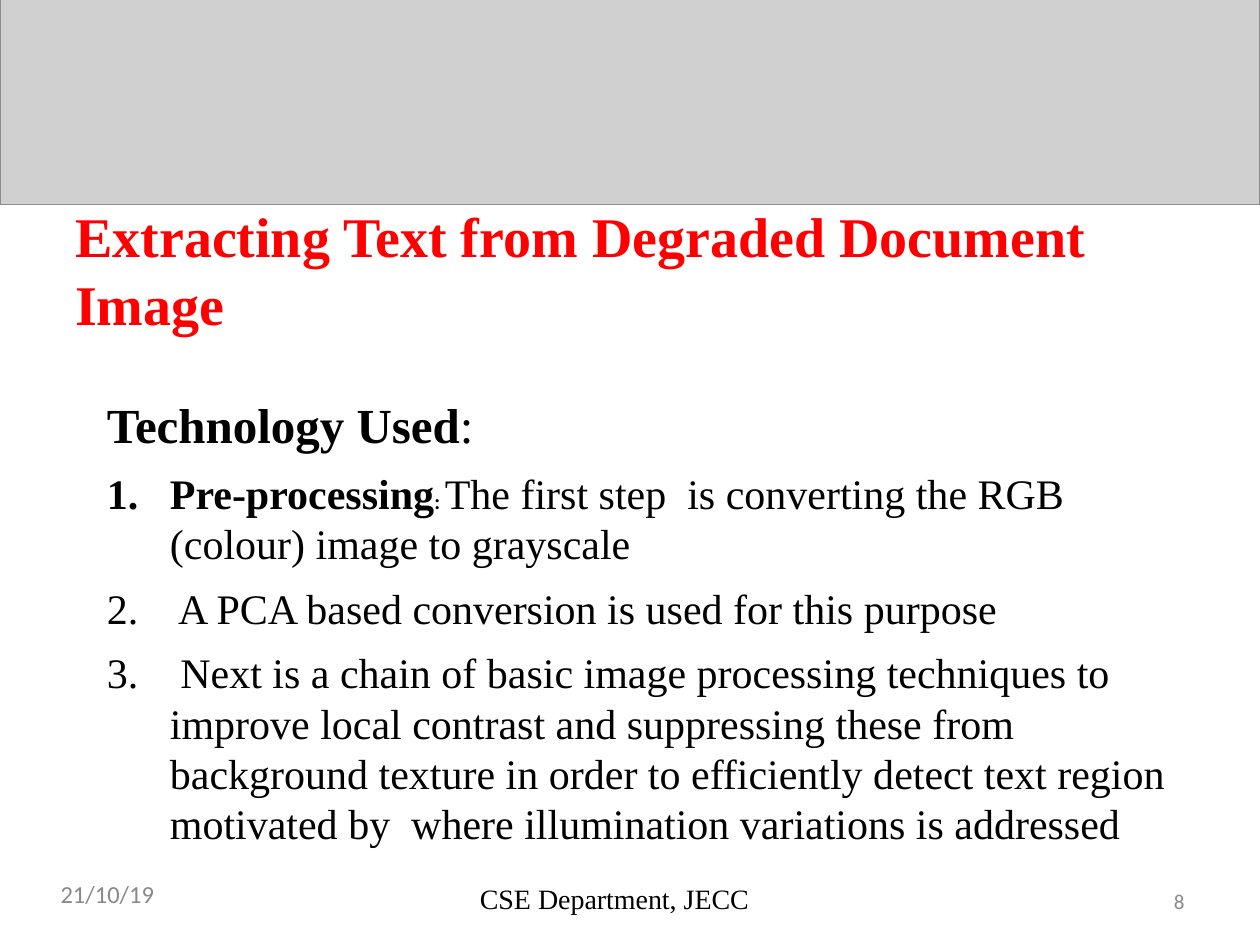
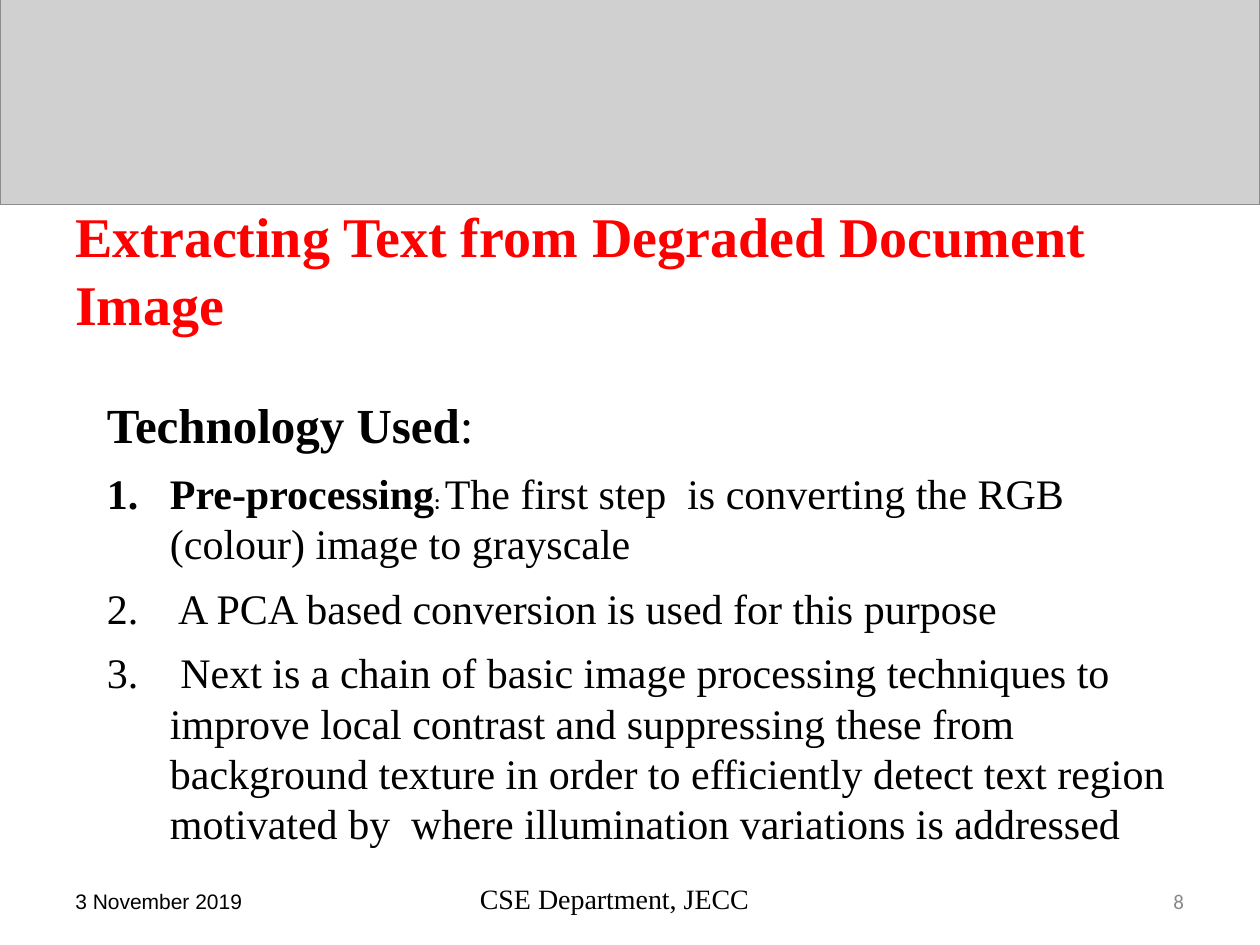
Before and after one commit to sreeragrnandan/Design-Project, a slide deck: slide 8 of DP G7 first review.pptx. Drawn at 1260x945 pixels with LibreOffice and Linux fonts; fonts in the diff are those of the drawing; grey boxes stand for pictures. Boxes give left, top, right and bottom in pixels: in the first picture for what was removed or moved away, otherwise in the second. Text is boxed around its words. In the diff, an @@ line names an element or a change of style, - is before the commit and + after.

```diff
--- a/DP G7 first review.pptx
+++ b/DP G7 first review.pptx
@@ text removed at (61, 886, 154, 904) @@
-21/10/19
@@ text added at (75, 893, 242, 910), 12 pt, text #000000 @@
+3 November 2019
```
Also in this commit, not shown: 23 other slides changed, 2 slides added, 2 slides removed, 7 other files.
